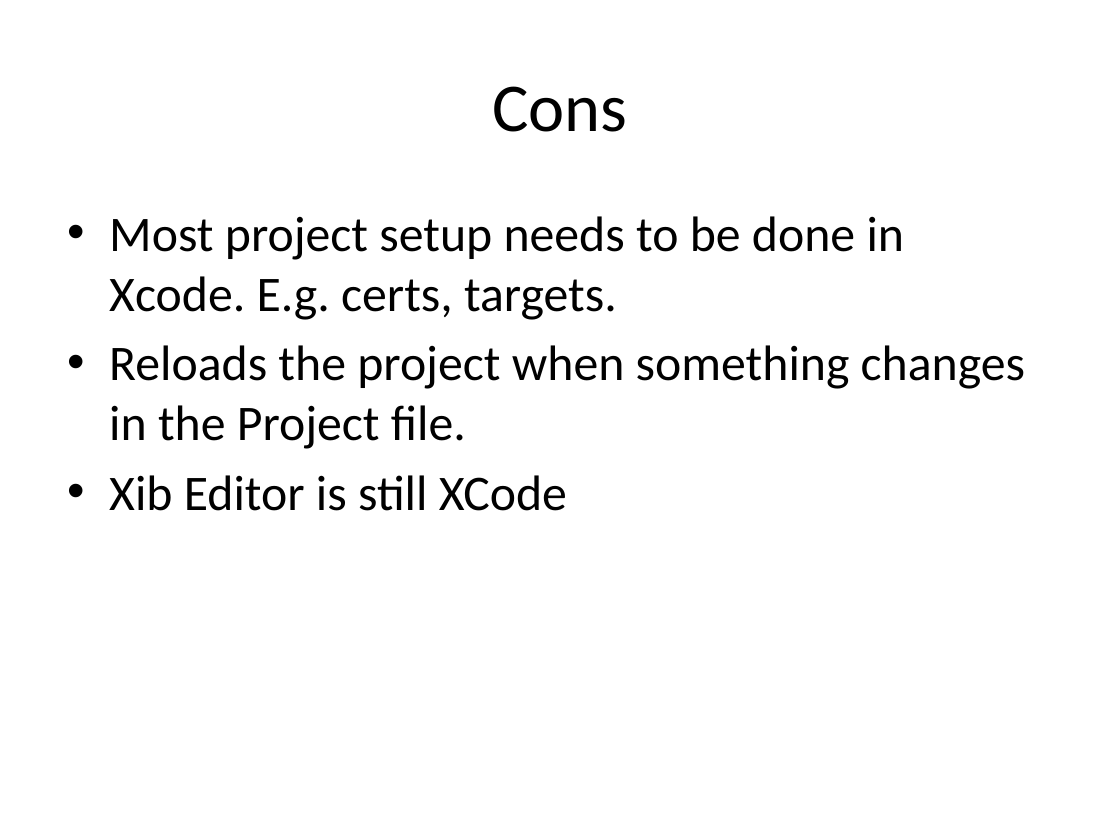
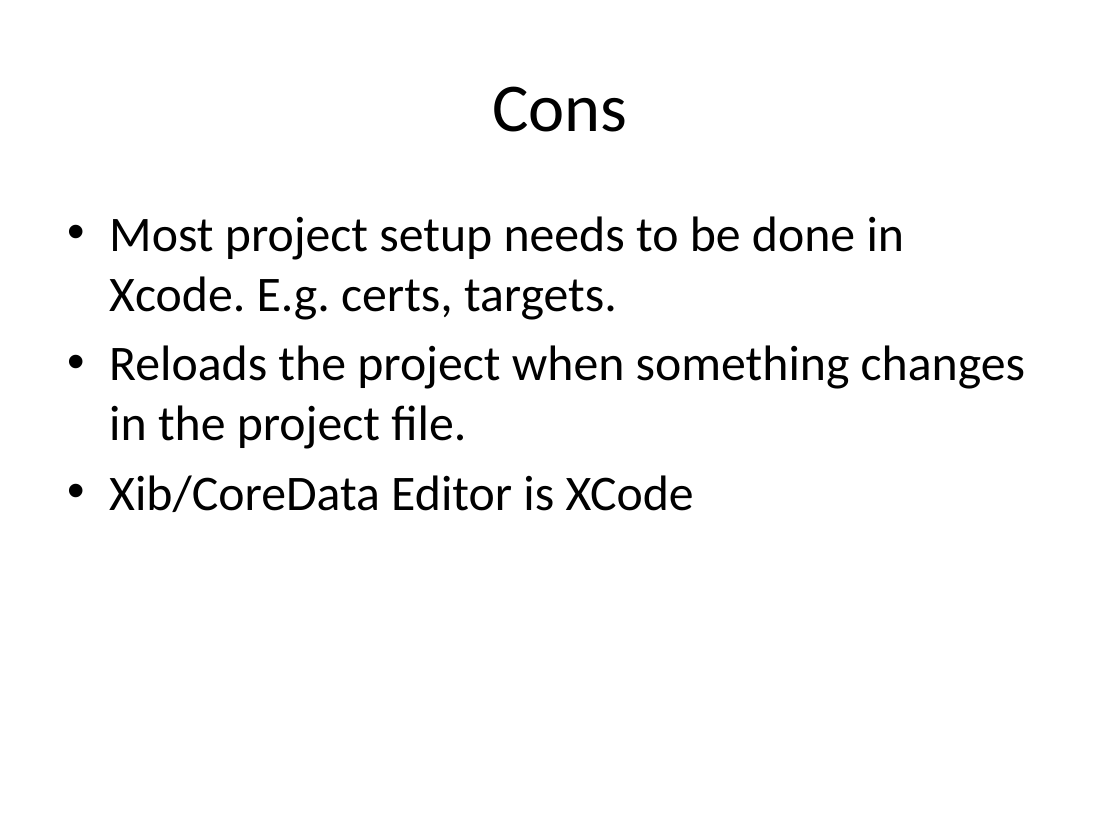
Before and after one commit to houseoflegend/iOSTipsAndTricks2012-03-20, a slide deck: slide 5 of Somya_Jain_AppCode.pptx (slide 4 before the commit). Drawn at 1120x840 pixels with LibreOffice and Linux fonts; fonts in the diff are those of the drawing. Boxes give left, top, right and bottom in pixels: in the first picture for what was removed or moved away, otherwise in the second. Text is boxed around its words. In the diff, an @@ line names an element or a change of style, - is before the commit and + after.

```diff
--- a/Somya_Jain_AppCode.pptx
+++ b/Somya_Jain_AppCode.pptx
@@ text at bbox=[109, 345, 1025, 512]: text changed @@
-• Reloads the project when something changes in the Project file.
-• Xib Editor is still XCode
+• Reloads the project when something changes in the project file.
+• Xib/CoreData Editor is XCode
```
Also in this commit, not shown: 3 other slides changed.
